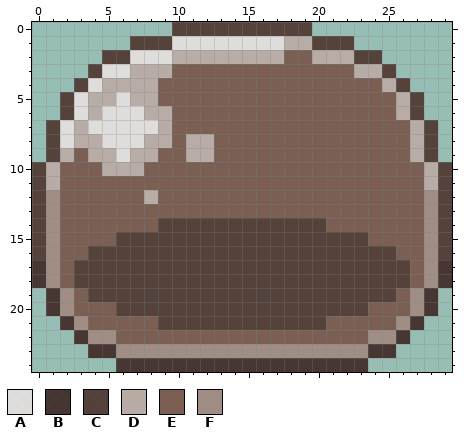
Pixel-art sprite: 资源/生物/史莱姆/images/Body_6.png. This is how it looked before the edit.
The file is 30x25 pixels.
Palette (. is transparent): A #e6e0dfe6  B #3e2723e6  C #4e342ee6  D #bcaaa4e6  E #795548e6  F #a1887fe6
Pixels before, first column x 0:
 0 ..........CCCCCCCCCC..........
 1 .......CCCAAAAAAAADDCCC.......
 2 .....CCAAADDDDDDDDEEDDDCC.....
 3 ....CAADDDEEEEEEEEEEEEEDDC....
 4 ...CADDDDEEEEEEEEEEEEEEEEDC...
 5 ..CADDADDEEEEEEEEEEEEEEEEEDC..
 6 ..CADAAADDEEEEEEEEEEEEEEEEDC..
 7 .CADAAAAADEEEEEEEEEEEEEEEEEDC.
 8 .CADDAAADDEDDEEEEEEEEEEEEEEDC.
 9 .CDEDDADDEEDDEEEEEEEEEEEEEEDC.
10 CDEEEDDDEEEEEEEEEEEEEEEEEEEEDC
11 CDEEEEEEEEEEEEEEEEEEEEEEEEEEDC
12 CFEEEEEEDEEEEEEEEEEEEEEEEEEEFC
13 CFEEEEEEEEEEEEEEEEEEEEEEEEEEFC
14 CFEEEEEEECCCCCCCCCCCCEEEEEEEFC
15 CFEEEECCCCCCCCCCCCCCCCCCEEEEFC
16 CFEECCCCCCCCCCCCCCCCCCCCCCEEFC
17 BFECCCCCCCCCCCCCCCCCCCCCCCCEFB
18 BFECCCCCCCCCCCCCCCCCCCCCCCCEFB
19 .BFECCCCCCCCCCCCCCCCCCCCCCEFB.
20 .BFEEECCCCCCCCCCCCCCCCCCEEEFB.
21 ..BFEEEEECCCCCCCCCCCCEEEEEFB..
22 ...BFFEEEEEEEEEEEEEEEEEEFFB...
23 ....BBFFFFFFFFFFFFFFFFFFBB....
24 ......BBBBBBBBBBBBBBBBBB......
After the commit:
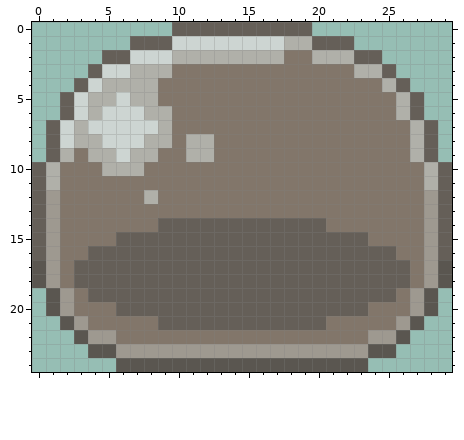
From old to new:
Colour A changes from #e6e0dfe6 to #e6e0dfaf.
Colour B changes from #3e2723e6 to #3e2723af.
Colour C changes from #4e342ee6 to #4e342eaf.
Colour D changes from #bcaaa4e6 to #bcaaa4af.
Colour E changes from #795548e6 to #795548af.
Colour F changes from #a1887fe6 to #a1887faf.
